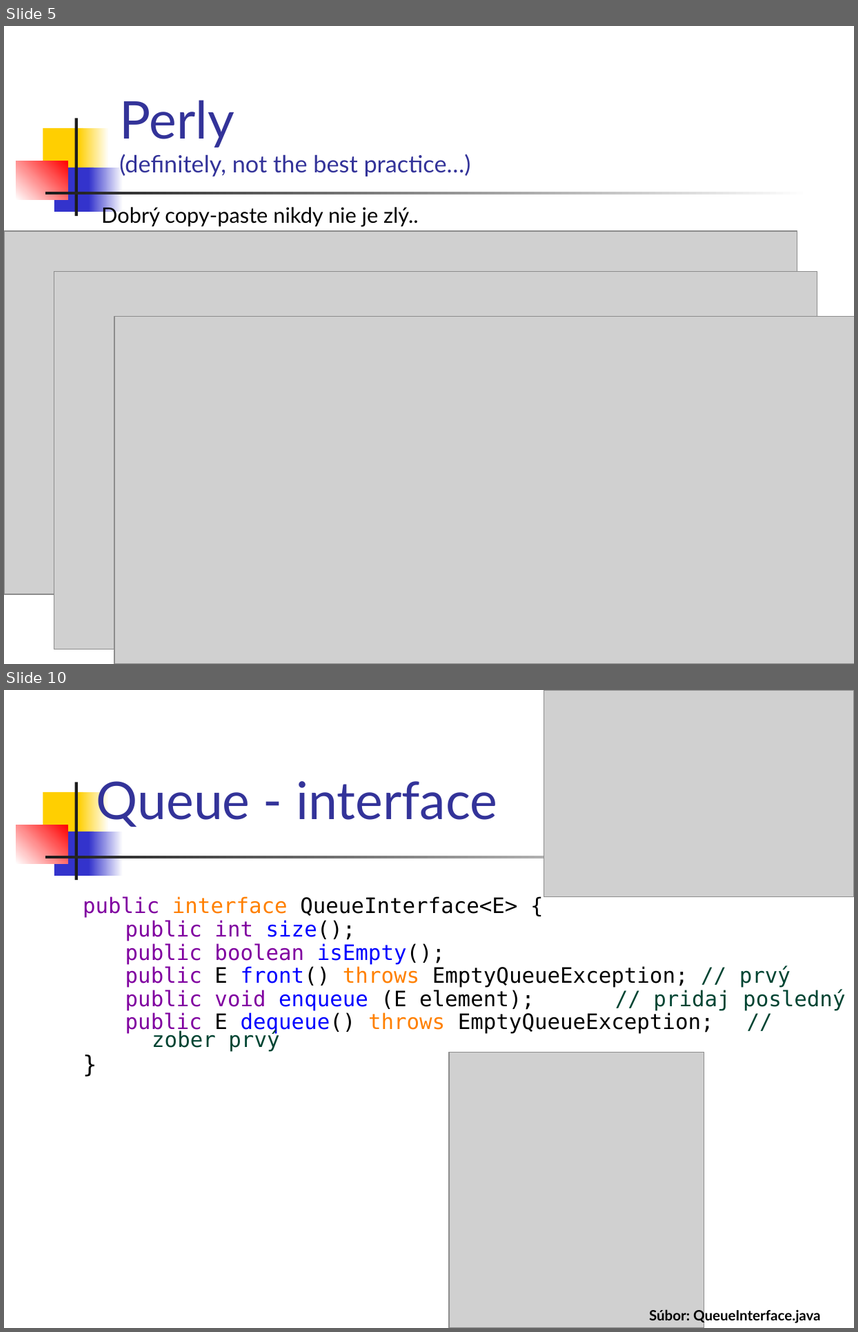
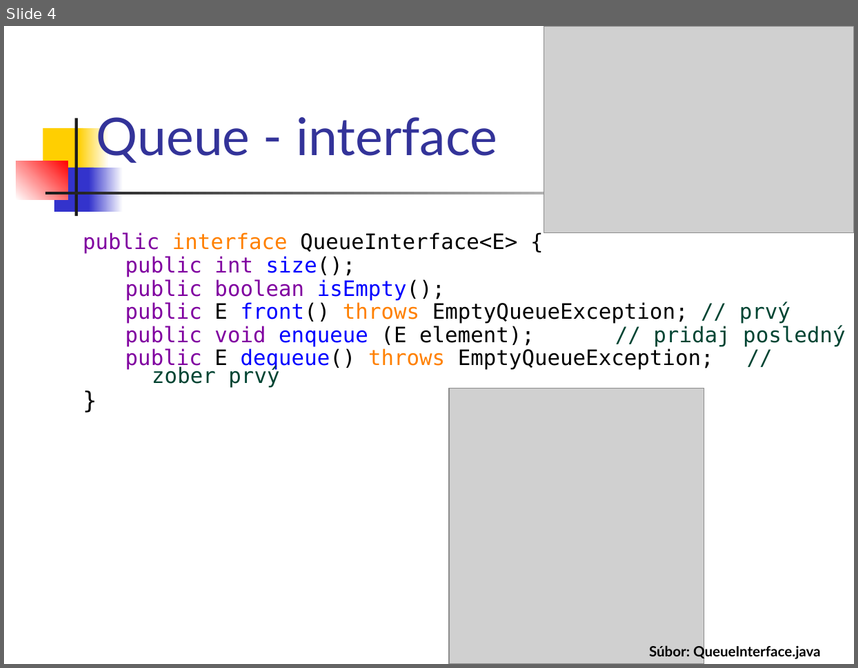
Before and after one commit to Programovanie4/Prednasky, a slide deck: 06/06_java_intro.ppt. Shown one above the other, each under a label of ours: slides 5 and 10 before the commit, slide 4 after it; the slides between them are not shown. The pictures are 858x1332 and 858x668 pixels, drawn with LibreOffice and Linux fonts; fonts in the diff are those of the drawing; grey boxes stand for pictures. Boxes give left, top, right and bottom in pixels: in the first picture for what was removed or moved away, otherwise in the second. Text is boxed around its words. In the diff, an @@ line names an element or a change of style, - is before the commit and + after.

```diff
--- a/06/06_java_intro.ppt
+++ b/06/06_java_intro.ppt
@@ slide 5 removed at bbox=[4, 26, 854, 664], background #FFFFFF; not listed: 7 template elements that a slide beside it also shows @@
@@ title removed at bbox=[119, 100, 471, 176] @@
-Perly
-(definitely, not the best practice…)
@@ text removed at bbox=[101, 204, 419, 227] @@
-Dobrý copy-paste nikdy nie je zlý..
@@ picture removed at bbox=[4, 231, 797, 594] @@
@@ picture removed at bbox=[54, 271, 818, 648] @@
@@ picture removed at bbox=[114, 316, 854, 664] @@
@@ what was slide 10 is now slide 4 @@
```
Also in this commit, not shown: 2 slides changed, 3 slides added, 12 other slides removed, 4 other files.
